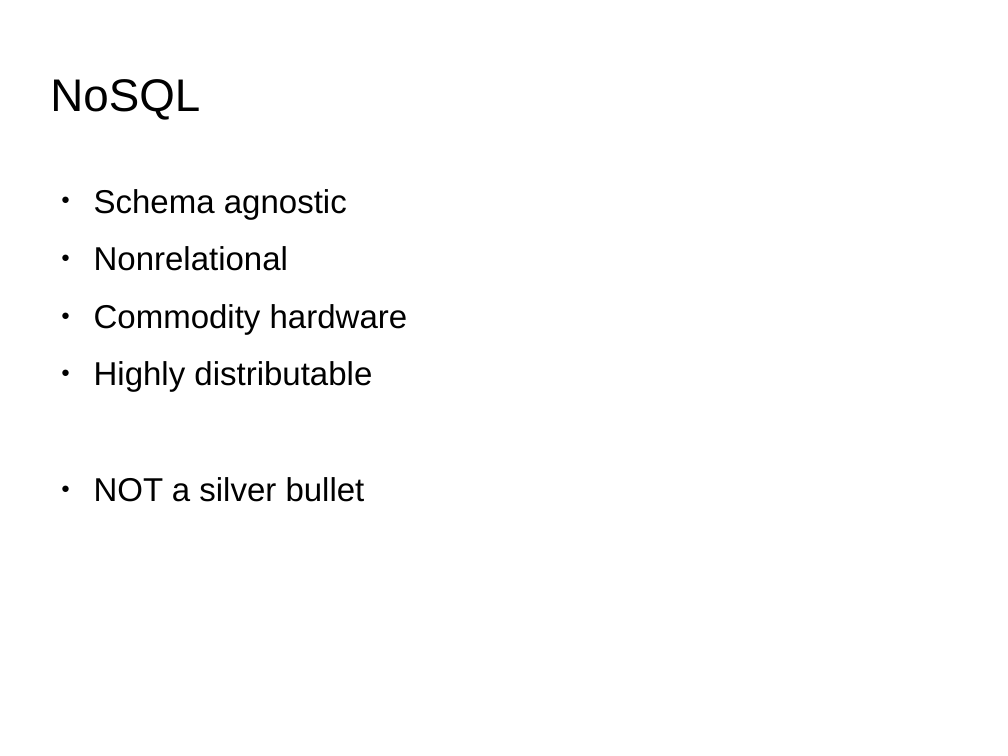
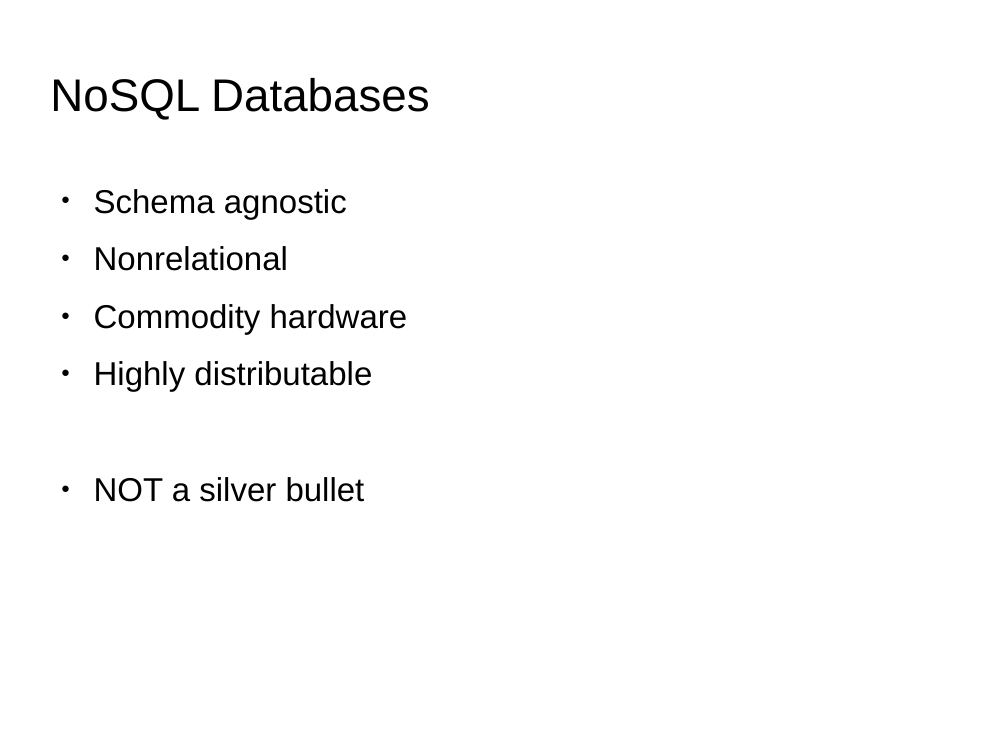
Before and after one commit to qiozas/Documents, a slide deck: slide 9 of fosscomm-2016/Big Data Streaming - FOSSCOMM 2016.odp. Drawn at 1008x756 pixels with LibreOffice and Linux fonts; fonts in the diff are those of the drawing; background and template pictures are left out. Boxes give left, top, right and bottom in pixels: in the first picture for what was removed or moved away, otherwise in the second. Text is boxed around its words. In the diff, an @@ line names an element or a change of style, - is before the commit and + after.

```diff
--- a/fosscomm-2016/Big Data Streaming - FOSSCOMM 2016.odp
+++ b/fosscomm-2016/Big Data Streaming - FOSSCOMM 2016.odp
@@ title at box(50, 78, 429, 120): text changed @@
-NoSQL
+NoSQL Databases
```
Also in this commit, not shown: 7 other slides changed, 2 slides added, 1 slide removed, 1 other file.
